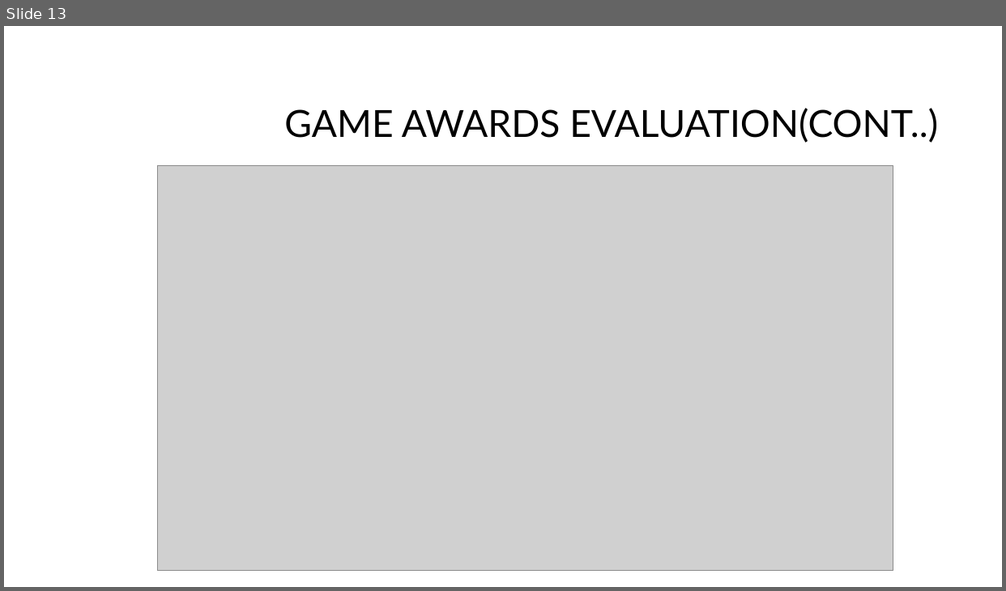
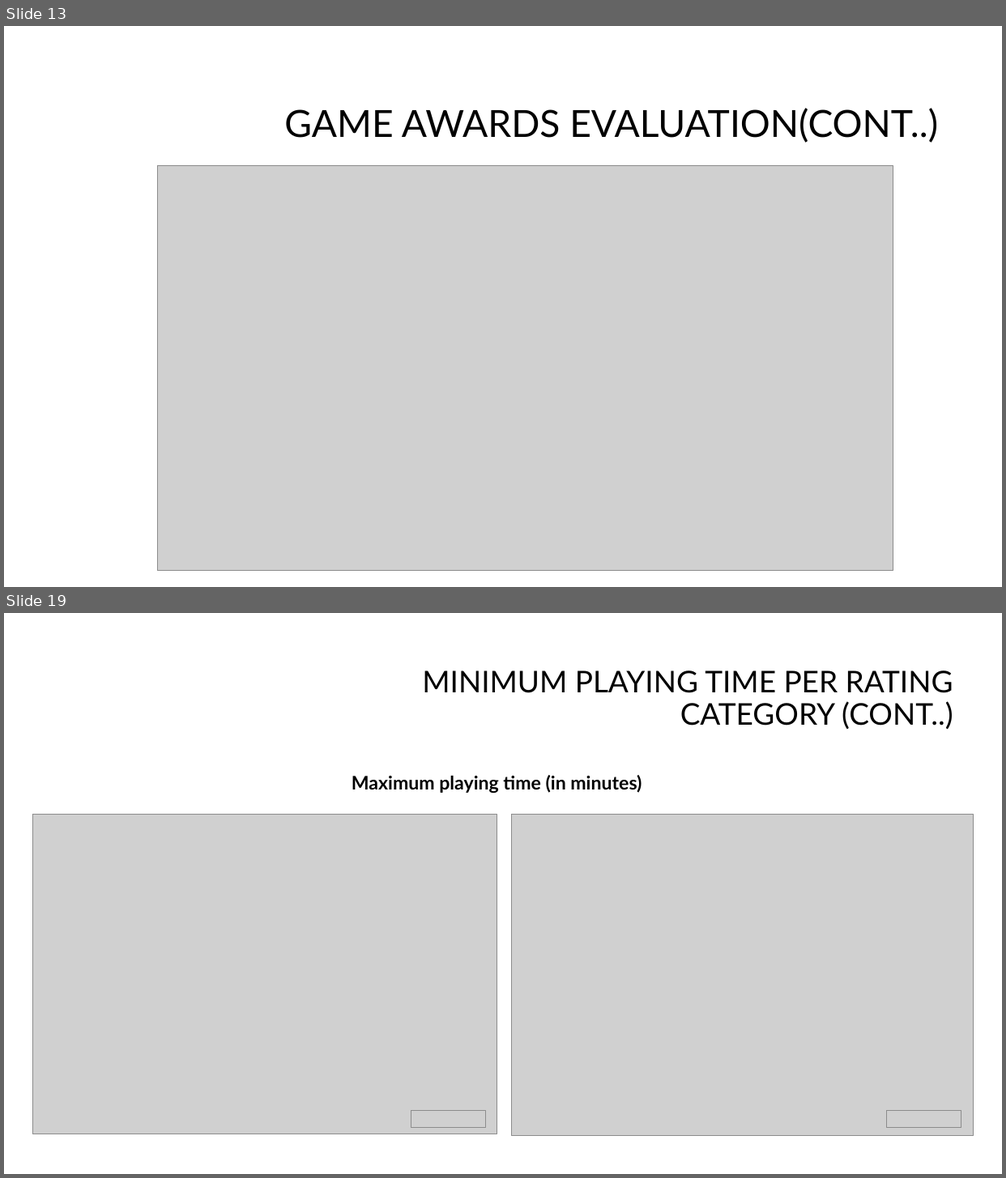
Before and after one commit to suhitasva/Python_EDA_Project_SVA, a slide deck: Boardgame_analysis_presentation.pptx. Shown one above the other, each under a label of ours: slide 13 before the commit, slides 13 and 19 after it; the slides between them are not shown. The pictures are 1006x591 and 1006x1178 pixels, drawn with LibreOffice and Linux fonts; fonts in the diff are those of the drawing; grey boxes stand for pictures; background and template pictures are left out. Boxes give left, top, right and bottom in pixels: in the first picture for what was removed or moved away, otherwise in the second. Text is boxed around its words. In the diff, an @@ line names an element or a change of style, - is before the commit and + after.

Commit message:
Slides created for genre and playing time evaluation, takeaways and future work

```diff
--- a/Boardgame_analysis_presentation.pptx
+++ b/Boardgame_analysis_presentation.pptx
@@ slide 19 added at [4,613,1002,1174], background #FFFFFF @@
@@ title added at [422,671,953,730], 28.8 pt, text #000000 @@
+MINIMUM PLAYING TIME PER RATING CATEGORY (CONT..)
@@ text added at [351,775,641,793], 18 pt, text #000000, bold @@
+Maximum playing time (in minutes)
@@ picture added at [32,815,496,1134] @@
@@ picture added at [512,815,974,1135] @@
@@ picture added at [411,1111,485,1128] @@
@@ picture added at [887,1111,961,1128] @@
```
Also in this commit, not shown: 8 slides changed, 6 other slides added.
